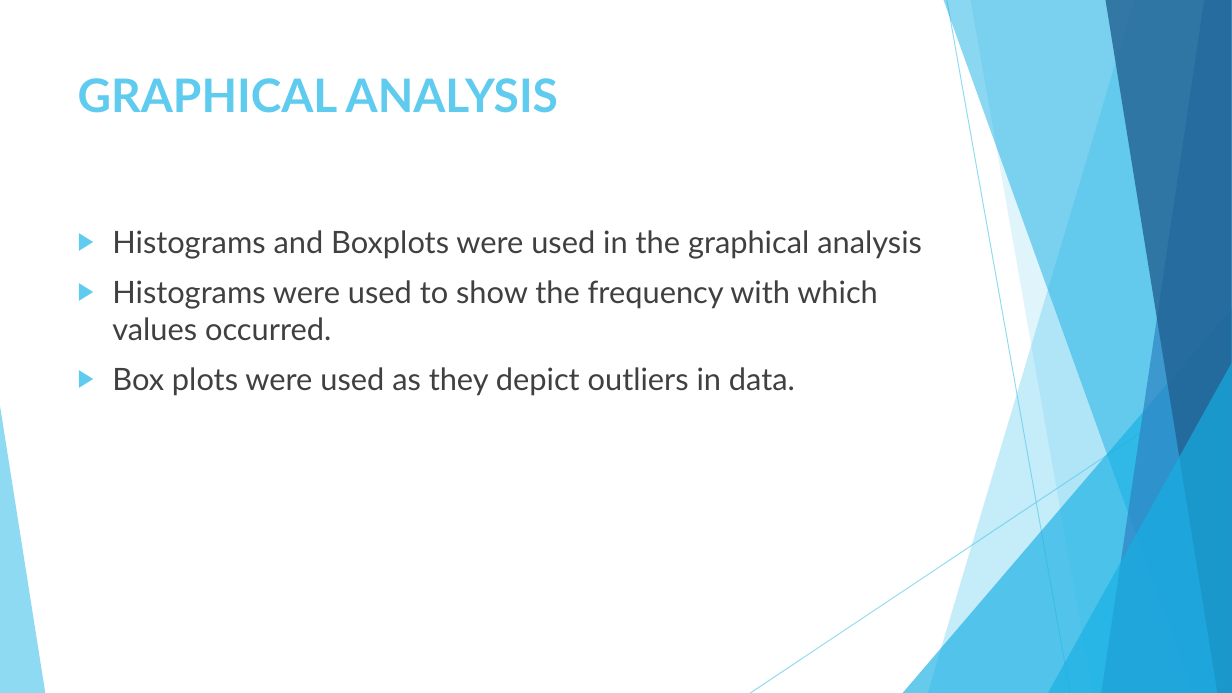
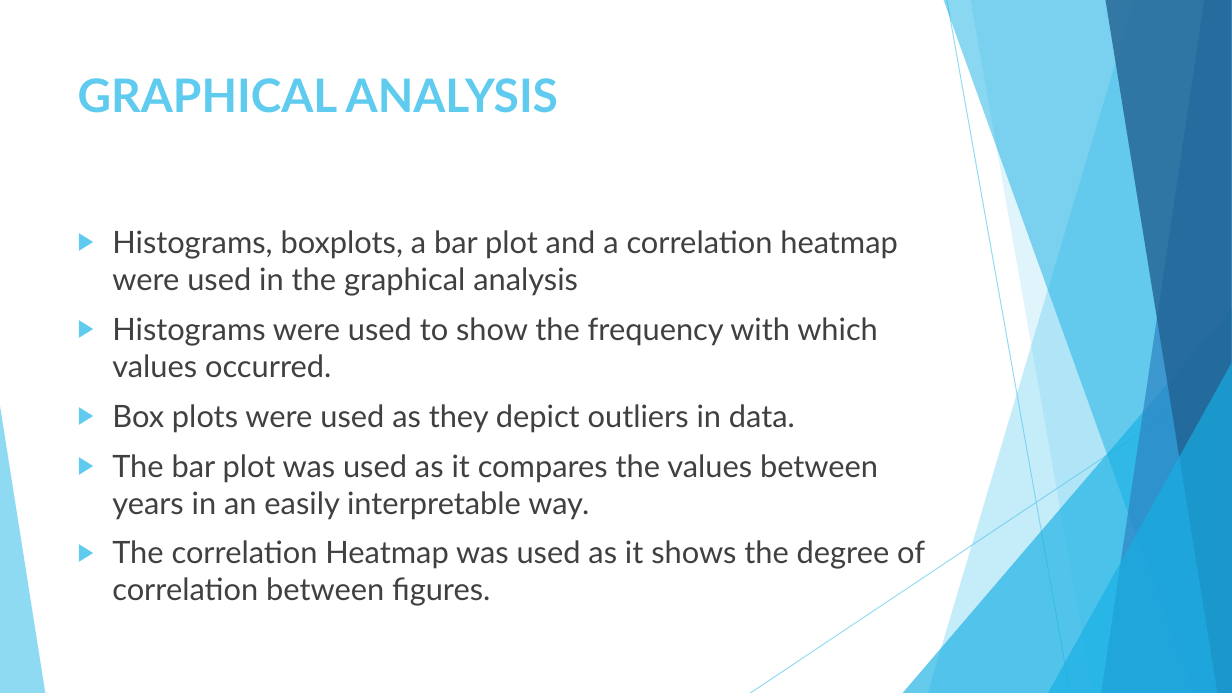
Before and after one commit to chogevic/dsc-dvp-project02, a slide deck: slide 9 of Data Visualization for Financial Statements.pptx. Drawn at 1232x693 pixels with LibreOffice and Linux fonts; fonts in the diff are those of the drawing. Boxes give left, top, right and bottom in pixels: in the first picture for what was removed or moved away, otherwise in the second. Text is boxed around its words. In the diff, an @@ line names an element or a change of style, - is before the commit and + after.

Commit message:
Powerpoint update

```diff
--- a/Data Visualization for Financial Statements.pptx
+++ b/Data Visualization for Financial Statements.pptx
@@ text at (112,230,897,296): text changed @@
-▶ Histograms and Boxplots were used in the graphical analysis
+▶ Histograms, boxplots, a bar plot and a correlation heatmap were used in the graphical analysis
@@ text at (112,454,925,606): paragraphs added @@
+▶ The bar plot was used as it compares the values between years in an easily interpretable way.
+▶ The correlation Heatmap was used as it shows the degree of correlation between figures.
```
Also in this commit, not shown: 1 other slide changed, 5 slides added.
